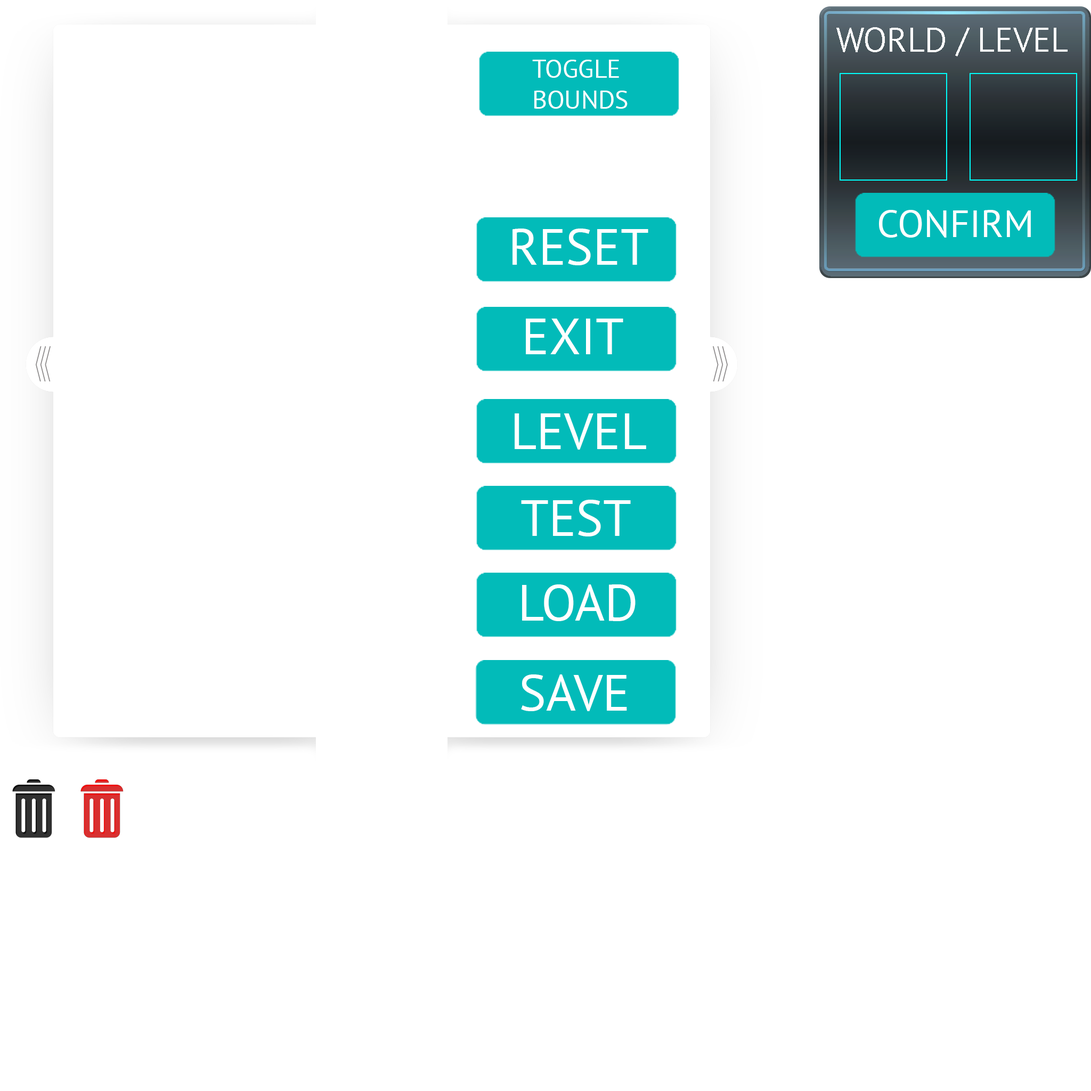
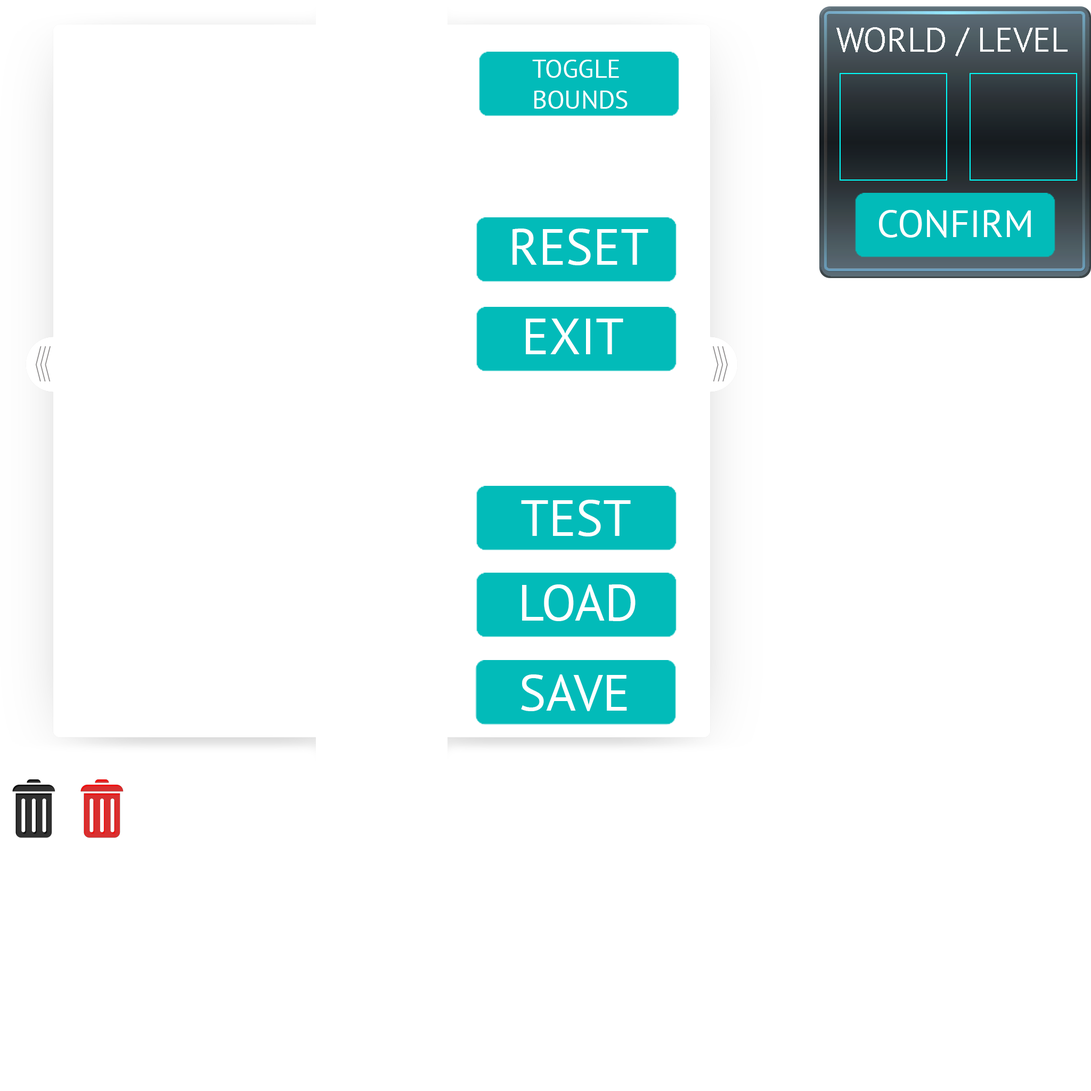
Revision of a layered 1091 x 1091 image; what changed, layer by layer:
hid "LEVEL", painted on it over [475, 399, 677, 465]
removed layer "level button" over [475, 399, 677, 465]
